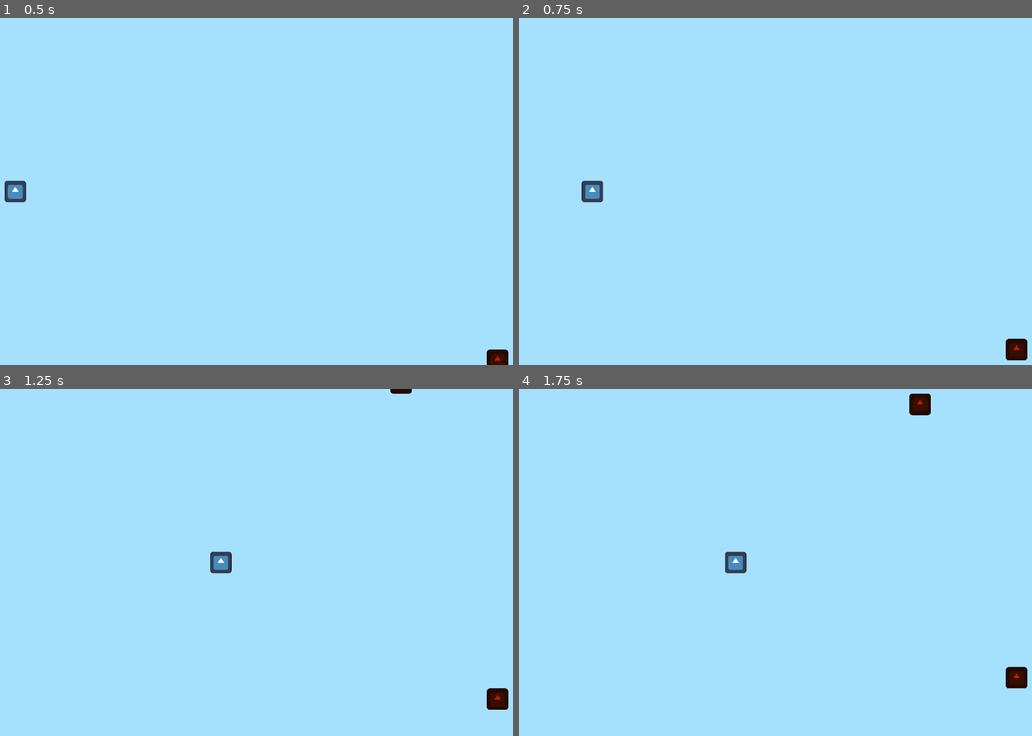
Above: before the commit, frames 1-4 (two rows, left to right).
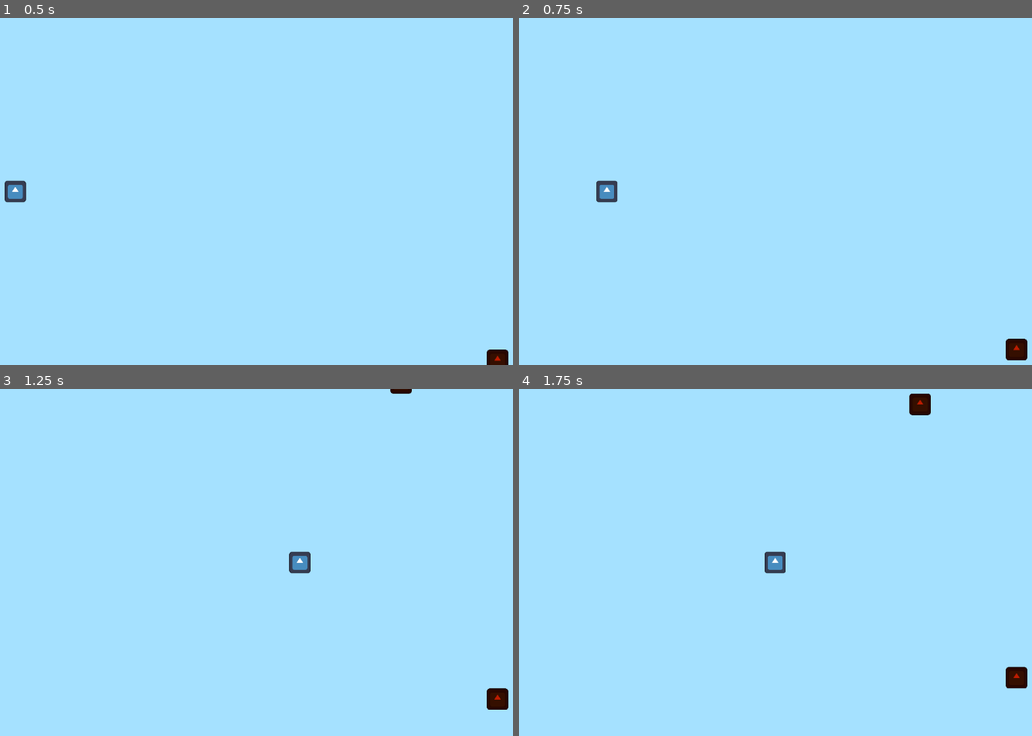
Above: after the commit, the same moments.

Repository: AuroraFreire/horizons-europa
Game: Godot game, scene res://world.tscn
Two runs of this game, one before a commit and one after it. Both use one fixed random seed, a clock stepped at 60 frames per second and the inputs below. The engine's default icon, where the game draws it, is replaced by a stand-in: a white triangle on a blue panel in a dark square.
Inputs:
- Up to frame 1 (0.5 s): no input
- Up to frame 2 (0.75 s): hold D (right) from 0.53 s (still down)
- Up to frame 3 (1.25 s): keep holding D (right)
- Up to frame 4 (1.75 s): release D (right) at 1.28 s; hold A (left) from 1.28 s (still down)

Frame 1 is identical in both runs. In frame 2, 0.4% of the frame differs, in the area x 12-20%, y 46-54%; in frame 3, 0.5%, in the area x 40-61%, y 46-54%; in frame 4, 0.5%.

Commit message:
make moving snappier

Diff:
--- a/player.gd
+++ b/player.gd
@@ -24,7 +24,11 @@
 
 	# smoothly lerp to new target position
 	position.x = lerp(position.x,target_pos,1.0-0.01**(delta))
-
+	# move towards new position with fixed speed too
+	if target_pos > position.x:
+		position.x = min(position.x+delta*100,target_pos)
+	if target_pos < position.x:
+		position.x = max(position.x-delta*100,target_pos)
 
 
 func _on_area_2d_area_entered(_area: Area2D) -> void:
